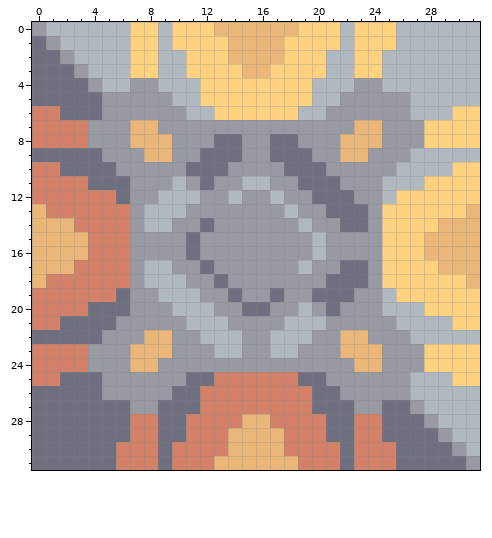
Pixel-art sprite, stored at sprites/blocks/smallcon.png. Above, as it was before the edit.
The file is 32x32 pixels. Colours within 5 levels of each other are drawn and written as one.
After the commit:
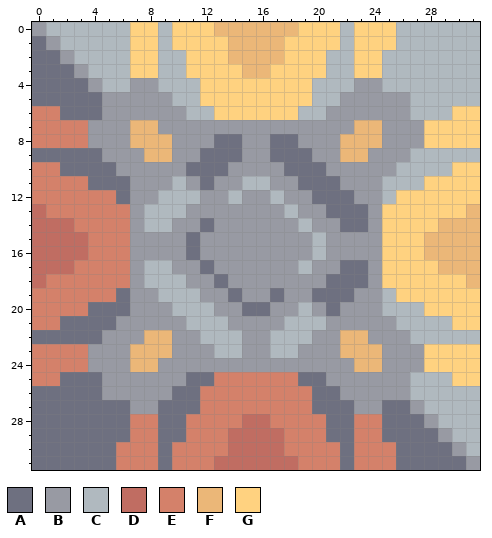
Palette (. is transparent): A #6e7080  B #989aa3  C #b0b9bf  D #c06d62  E #d4816a  F #ebb778  G #ffd280
The author wrote: idk but maybe it looks better
What changed:
Changed rows in their new state; - is an unchanged pixel.
first column x 0:
13 D---
14 DDD-
15 DDDD
16 DDDD
17 DDD-
18 D---
first column x 13:
28 --DD--
29 -DDDD-
30 -DDDD-
31 DDDDDD
